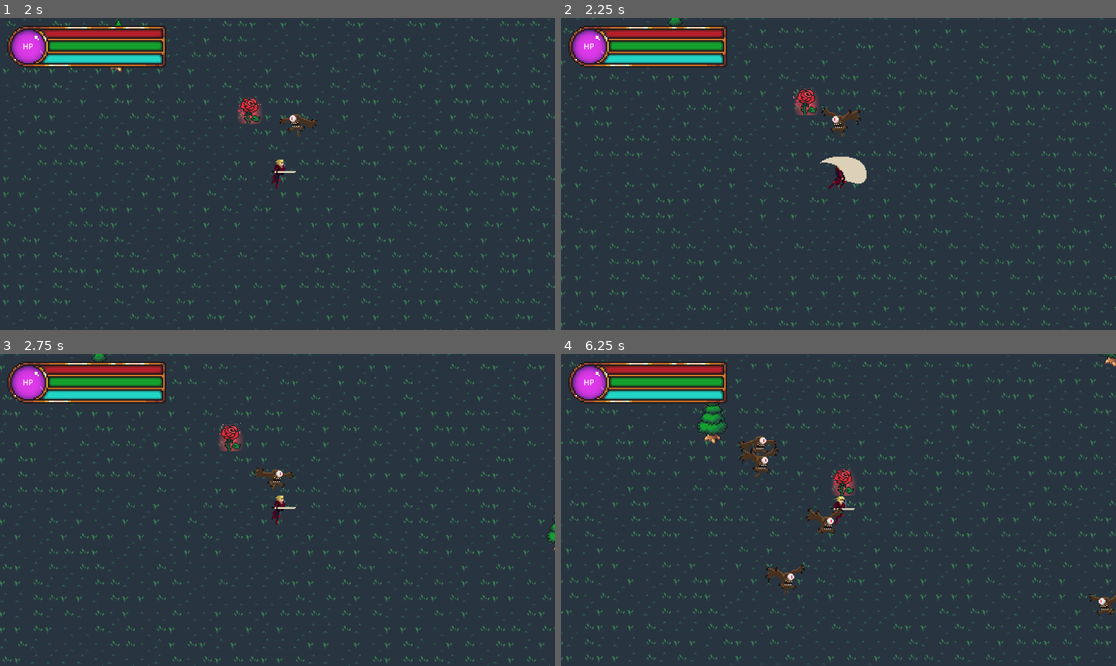
Above: before the commit, frames 1-4 (two rows, left to right).
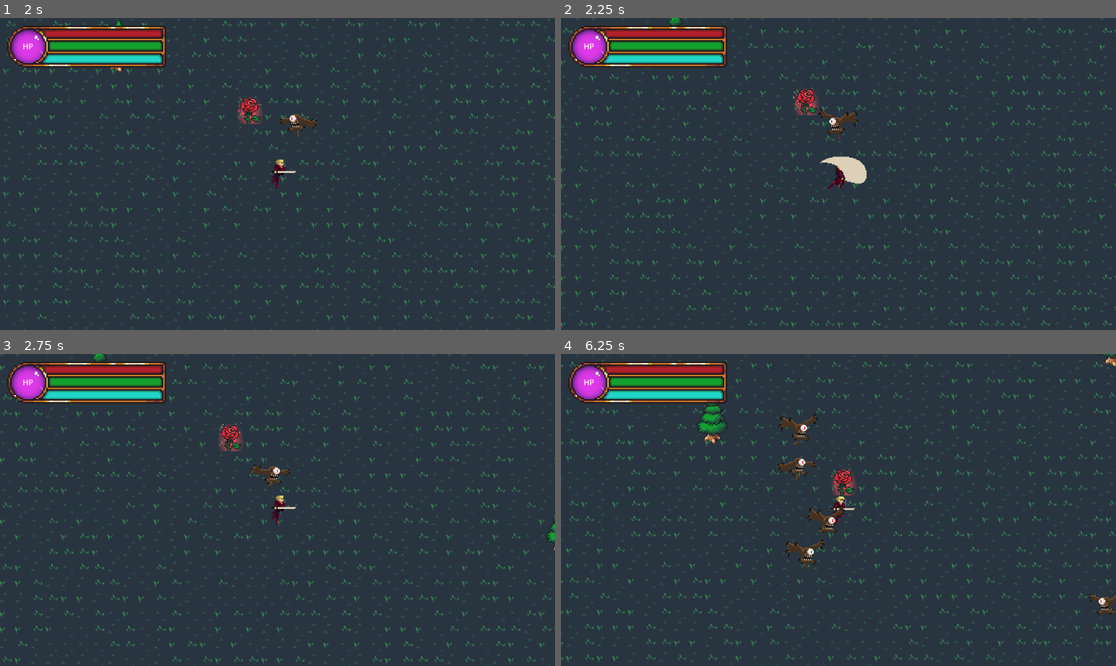
Above: after the commit, the same moments.

Repository: PolyBytes/Jame-Gam-39
Game: Godot game, scene res://Levels/Prototyping.tscn
Two runs of this game, one before a commit and one after it. Both use one fixed random seed, a clock stepped at 60 frames per second and the inputs below.
Inputs (mouse positions are in pixels of both pictures, inside the frame that each line leads up to):
- Up to frame 1 (2 s): tap Enter at 0.5 s; move the mouse to (399, 158) at 0.52 s; hold D (move_right) 0.53-1.28 s; click (399, 158) at 0.6 s; move the mouse to (166, 189) at 1.27 s; hold S (move_down) from 1.28 s (still down); tap Space (dodge_roll) at 1.35 s
- Up to frame 2 (2.25 s): move the mouse to (894, 105) at 2.02 s; release S (move_down) at 2.03 s; hold D (move_right) from 2.03 s (still down); click (894, 105) at 2.1 s
- Up to frame 3 (2.75 s): keep holding D (move_right)
- Up to frame 4 (6.25 s): move the mouse to (810, 572) at 2.77 s; release D (move_right) at 2.78 s; hold W (move_up) 2.78-3.53 s; tap Space (dodge_roll) at 2.85, 4.35, 5.85 s; move the mouse to (1005, 556) at 3.52 s; hold A (move_left) 3.53-5.03 s; click (1005, 556) at 3.6 s; move the mouse to (672, 463) at 4.27 s; move the mouse to (866, 510) at 5.02 s; hold S (move_down) 5.03-5.78 s; click (866, 510) at 5.1 s; move the mouse to (755, 432) at 5.77 s; hold D (move_right) from 5.78 s (still down)

Frame 1 is identical in both runs. In frame 2, 0.2% of the frame differs, in the area x 46-55%, y 28-39%; in frame 3, 0.2%; in frame 4, 1.5%, in the area x 31-52%, y 19-78%.

Commit message:
Added Enemy Slain and Stunned States
- Enemy can now be stunned by the player hitting them with their attacks.
- If enemy is stunned and has no HP, it will transition to the Slain state.

Diff:
--- a/Enemies/Base/Enemy.gd
+++ b/Enemies/Base/Enemy.gd
@@ -1,4 +1,6 @@
 class_name Enemy extends Area2D
+
+signal stunned
 
 @export var attack_damage: float = 5
 @export var is_alive: bool = true
@@ -9,6 +11,8 @@
 func _ready():
 	collision_layer = 0
 	set_collision_layer_value(3, true)
+	collision_mask = 0
+	set_collision_mask_value(2, true)
 
 func take_damage(damage_amount: int):
 	health = clampi(health - damage_amount, 0, max_health)
--- /dev/null
+++ b/Enemies/Base/StateMachine/States/Slain.gd
@@ -0,0 +1 @@
+class_name SlainState extends EnemyState
--- /dev/null
+++ b/Enemies/Base/StateMachine/States/Stunned.gd
@@ -0,0 +1 @@
+class_name StunnedState extends EnemyState
--- a/Enemies/Flying-Eye/FlyingEye.gd
+++ b/Enemies/Flying-Eye/FlyingEye.gd
@@ -15,9 +15,20 @@
 		$Sprite2D.flip_h = true if look_direction < 0 else false
 
 func _on_enemy_state_machine_state_changed(new_state):
-	if new_state is FollowState:
+	if new_state is FlyingEyeFollowState:
 		animation_state.travel("idle")
-	elif new_state is FlankState:
+	elif new_state is FlyingEyeFlankState:
 		pass
-	elif new_state is AttackState:
+	elif new_state is FlyingEyeAttackState:
 		animation_state.travel("attack")
+	elif new_state is FlyingEyeStunnedState:
+		animation_state.travel("take_damage")
+	elif new_state is FlyingEyeSlainState:
+		animation_state.travel("death")
+
+func take_damage(damage_amount: int):
+	if not is_alive:
+		return
+
+	super(damage_amount)
+	stunned.emit()
--- a/Enemies/Flying-Eye/FlyingEye.tscn
+++ b/Enemies/Flying-Eye/FlyingEye.tscn
@@ -6,6 +6,8 @@
 [ext_resource type="Script" path="res://Enemies/Flying-Eye/States/FlyingEyeFollowState.gd" id="4_eprum"]
 [ext_resource type="Script" path="res://Enemies/Flying-Eye/States/FlyingEyeAttackState.gd" id="5_hi02m"]
 [ext_resource type="Script" path="res://Enemies/Flying-Eye/States/FlyingEyeFlankState.gd" id="5_lt3hy"]
+[ext_resource type="Script" path="res://Enemies/Flying-Eye/States/FlyingEyeStunnedState.gd" id="7_2puiu"]
+[ext_resource type="Script" path="res://Enemies/Flying-Eye/States/FlyingEyeSlainState.gd" id="8_wtswa"]
 
 [sub_resource type="RectangleShape2D" id="RectangleShape2D_ye4ix"]
 size = Vector2(41, 31)
@@ -121,11 +123,12 @@
 
 [sub_resource type="AnimationNodeStateMachineTransition" id="AnimationNodeStateMachineTransition_rc3v4"]
 
-[sub_resource type="AnimationNodeStateMachineTransition" id="AnimationNodeStateMachineTransition_ogt2h"]
-
 [sub_resource type="AnimationNodeStateMachineTransition" id="AnimationNodeStateMachineTransition_rk75s"]
 
 [sub_resource type="AnimationNodeStateMachineTransition" id="AnimationNodeStateMachineTransition_4kih3"]
+
+[sub_resource type="AnimationNodeStateMachineTransition" id="AnimationNodeStateMachineTransition_56i0s"]
+switch_mode = 2
 
 [sub_resource type="AnimationNodeStateMachine" id="AnimationNodeStateMachine_6cvl2"]
 states/End/position = Vector2(782, 171)
@@ -138,7 +141,7 @@
 states/idle/position = Vector2(507, 171)
 states/take_damage/node = SubResource("AnimationNodeAnimation_k6jgb")
 states/take_damage/position = Vector2(642, 274)
-transitions = ["idle", "death", SubResource("AnimationNodeSt …(389 unchanged characters)… ionNodeStateMachineTransition_rc3v4"), "take_damage", "death", SubResource("AnimationNodeStateMachineTransition_ogt2h"), "Start", "idle", SubResource("AnimationNodeStateMachineTransition_rk75s"), "attack", "idle", SubResource("AnimationNodeStateMachineTransition_4kih3")]
+transitions = ["idle", "death", SubResource("AnimationNodeSt …(389 unchanged characters)… ionNodeStateMachineTransition_rc3v4"), "Start", "idle", SubResource("AnimationNodeStateMachineTransition_rk75s"), "attack", "idle", SubResource("AnimationNodeStateMachineTransition_4kih3"), "take_damage", "death", SubResource("AnimationNodeStateMachineTransition_56i0s")]
 graph_offset = Vector2(171, 66)
 
 [sub_resource type="Curve" id="Curve_thqqt"]
@@ -194,21 +197,34 @@
 parent_enemy = NodePath("..")
 initial_state = NodePath("FlyingEyeFollowState")
 
-[node name="FlyingEyeFollowState" type="Node" parent="EnemyStateMachine" node_paths=PackedStringArray("flank_state", "enemy_state_machine")]
+[node name="FlyingEyeFollowState" type="Node" parent="EnemyStateMachine" node_paths=PackedStringArray("flank_state", "stunned_state", "enemy_state_machine")]
 script = ExtResource("4_eprum")
 flank_state = NodePath("../FlyingEyeFlankState")
-enemy_state_machine = NodePath("..")
-
-[node name="FlyingEyeFlankState" type="Node" parent="EnemyStateMachine" node_paths=PackedStringArray("attack_state", "follow_state", "attack_cooldown_timer", "enemy_state_machine")]
+stunned_state = NodePath("../FlyingEyeStunnedState")
+enemy_state_machine = NodePath("..")
+
+[node name="FlyingEyeFlankState" type="Node" parent="EnemyStateMachine" node_paths=PackedStringArray("attack_state", "follow_state", "stunned_state", "attack_cooldown_timer", "enemy_state_machine")]
 script = ExtResource("5_lt3hy")
 attack_state = NodePath("../FlyingEyeAttackState")
 follow_state = NodePath("../FlyingEyeFollowState")
+stunned_state = NodePath("../FlyingEyeStunnedState")
 attack_cooldown_timer = NodePath("../../AttackCooldownTimer")
 enemy_state_machine = NodePath("..")
 
-[node name="FlyingEyeAttackState" type="Node" parent="EnemyStateMachine" node_paths=PackedStringArray("follow_state", "enemy_state_machine")]
+[node name="FlyingEyeAttackState" type="Node" parent="EnemyStateMachine" node_paths=PackedStringArray("follow_state", "stunned_state", "enemy_state_machine")]
 script = ExtResource("5_hi02m")
 follow_state = NodePath("../FlyingEyeFollowState")
+stunned_state = NodePath("../FlyingEyeStunnedState")
+enemy_state_machine = NodePath("..")
+
+[node name="FlyingEyeStunnedState" type="Node" parent="EnemyStateMachine" node_paths=PackedStringArray("follow_state", "slain_state", "enemy_state_machine")]
+script = ExtResource("7_2puiu")
+follow_state = NodePath("../FlyingEyeFollowState")
+slain_state = NodePath("../FlyingEyeSlainState")
+enemy_state_machine = NodePath("..")
+
+[node name="FlyingEyeSlainState" type="Node" parent="EnemyStateMachine" node_paths=PackedStringArray("enemy_state_machine")]
+script = ExtResource("8_wtswa")
 enemy_state_machine = NodePath("..")
 
 [connection signal="body_entered" from="." to="." method="_on_body_entered"]
--- a/Enemies/Flying-Eye/States/FlyingEyeAttackState.gd
+++ b/Enemies/Flying-Eye/States/FlyingEyeAttackState.gd
@@ -2,25 +2,37 @@
 
 @export_group("Transitionable States")
 @export var follow_state: FlyingEyeFollowState
+@export var stunned_state: FlyingEyeStunnedState
 
 @export var charge_speed: float = 200
 @export var time_seconds_before_charging: float = 0.2
 @export var attack_end_distance: float = 250
 
 var parent_enemy: FlyingEyeEnemy
+var target_player: Player
 var target_vector: Vector2
 var target_player_position: Vector2
+var stunned: bool
+var attack_can_hit: bool
 
 func _ready():
 	super()
 	assert(follow_state, "Follow State must be set.")
+	assert(stunned_state, "Stunned State must be set.")
 
 func enter_state():
+	super()
+	stunned = false
+	attack_can_hit = true
+
 	parent_enemy = enemy_state_machine.parent_enemy
-	var target_player: Player = enemy_state_machine.parent_enemy.target_player
+	target_player = enemy_state_machine.parent_enemy.target_player
 
 	if not target_player or not parent_enemy:
 		return follow_state
+
+	if not parent_enemy.stunned.is_connected(_parent_enemy_stunned):
+		parent_enemy.stunned.connect(_parent_enemy_stunned)
 
 	parent_enemy.velocity = Vector2.ZERO
 
@@ -34,9 +46,20 @@
 func physics_process_state(delta: float) -> EnemyState:
 	super(delta)
 
+	if stunned:
+		return stunned_state
+
 	parent_enemy.position += parent_enemy.velocity * delta
+
+	if attack_can_hit:
+		if parent_enemy.overlaps_body(target_player):
+			target_player.take_damage(int(parent_enemy.attack_damage))
+			attack_can_hit = false
 
 	if parent_enemy.position.distance_to(target_player_position) >= attack_end_distance:
 		return follow_state
 
 	return null
+
+func _parent_enemy_stunned():
+	stunned = true
--- a/Enemies/Flying-Eye/States/FlyingEyeFlankState.gd
+++ b/Enemies/Flying-Eye/States/FlyingEyeFlankState.gd
@@ -3,28 +3,33 @@
 @export_group("Transitionable States")
 @export var attack_state: FlyingEyeAttackState
 @export var follow_state: FlyingEyeFollowState
+@export var stunned_state: FlyingEyeStunnedState
 
 @export_group("Required Nodes")
 @export var attack_cooldown_timer: Timer
 
 @export_group("State Properties")
 @export var acceleration: float = 150
-@export var max_velocity: float = 50
-@export var too_far_distance: float = 135
+@export var max_velocity: float = 40
+@export var too_far_distance: float = 100
 @export var attack_cooldown_max_random_offset: float = 5
 
 var attack_cooldown_default_wait_time: float
 var random_flank_direction: int
+var stunned: bool = false
 
 func _ready():
 	super()
 	assert(attack_state, "Attack State must be set.")
+	assert(follow_state, "Follow State must be set.")
+	assert(stunned_state, "Stunned State must be set.")
 	assert(attack_cooldown_timer, "Attack Cooldown Timer must be set.")
 
 	attack_cooldown_default_wait_time = attack_cooldown_timer.wait_time
 
 func enter_state():
 	super()
+	stunned = false
 
 	if attack_cooldown_timer.time_left > 0:
 		attack_cooldown_timer.start(attack_cooldown_timer.time_left)
@@ -36,11 +41,17 @@
 func physics_process_state(delta: float) -> EnemyState:
 	super(delta)
 
+	if stunned:
+		return stunned_state
+
 	var parent_enemy = enemy_state_machine.parent_enemy
 	var target_player = enemy_state_machine.parent_enemy.target_player
 
 	if not target_player or not parent_enemy:
 		return null
+
+	if not parent_enemy.stunned.is_connected(_parent_enemy_stunned):
+		parent_enemy.stunned.connect(_parent_enemy_stunned)
 
 	var target_vector = parent_enemy.position.direction_to(target_player.position)
 	parent_enemy.look_direction = sign(target_vector.x)
@@ -64,3 +75,6 @@
 
 func leave_state():
 	attack_cooldown_timer.stop()
+
+func _parent_enemy_stunned():
+	stunned = true
--- a/Enemies/Flying-Eye/States/FlyingEyeFollowState.gd
+++ b/Enemies/Flying-Eye/States/FlyingEyeFollowState.gd
@@ -2,34 +2,46 @@
 
 @export_group("Transitionable States")
 @export var flank_state: FlyingEyeFlankState
+@export var stunned_state: FlyingEyeStunnedState
 
 @export_group("State Properties")
 @export var acceleration: float = 150
 @export var max_velocity: float = 100
-@export var max_flank_distance: float = 65
+@export var max_flank_distance: float = 50
 @export var min_flank_distance: float = 40
-@export var flank_random_offset_range: float = 20
+@export var flank_random_offset_range: float = 5
 @export var max_velocity_random_offset_range: float = 50
 
 var flank_random_offset: float
 var max_velocity_random_offset: float
+var stunned: bool = false
 
 func _ready():
 	super()
 	assert(flank_state, "Flank State must be set.")
+	assert(stunned_state, "Stunned State must be set.")
 
 func enter_state():
+	super()
+	stunned = false
+
 	flank_random_offset = randf_range(-flank_random_offset_range, flank_random_offset_range)
 	max_velocity_random_offset = randf_range(-max_velocity_random_offset_range, max_velocity_random_offset_range)
 
 func physics_process_state(delta: float) -> EnemyState:
 	super(delta)
 
+	if stunned:
+		return stunned_state
+
 	var parent_enemy = enemy_state_machine.parent_enemy
 	var target_player = enemy_state_machine.parent_enemy.target_player
 
 	if not target_player or not parent_enemy:
 		return null
+
+	if not parent_enemy.stunned.is_connected(_parent_enemy_stunned):
+		parent_enemy.stunned.connect(_parent_enemy_stunned)
 
 	var target_vector = parent_enemy.position.direction_to(target_player.position)
 	parent_enemy.look_direction = sign(target_vector.x)
@@ -48,3 +60,6 @@
 		return flank_state
 
 	return null
+
+func _parent_enemy_stunned():
+	stunned = true
--- /dev/null
+++ b/Enemies/Flying-Eye/States/FlyingEyeSlainState.gd
@@ -0,0 +1,25 @@
+class_name FlyingEyeSlainState extends SlainState
+
+@export_group("State Properties")
+@export var enemy_despawn_time_seconds: float = 3
+
+var current_enemy_despawn_time_seconds: float
+var despawning: bool = false
+var parent_enemy: FlyingEyeEnemy
+
+func enter_state():
+	super()
+	current_enemy_despawn_time_seconds = enemy_despawn_time_seconds
+
+	parent_enemy = enemy_state_machine.parent_enemy
+
+func process_state(delta: float) -> EnemyState:
+	if current_enemy_despawn_time_seconds > 0:
+		current_enemy_despawn_time_seconds -= delta
+		return null
+
+	if not despawning:
+		despawning = true
+		parent_enemy.queue_free()
+
+	return null
--- /dev/null
+++ b/Enemies/Flying-Eye/States/FlyingEyeStunnedState.gd
@@ -0,0 +1,44 @@
+class_name FlyingEyeStunnedState extends StunnedState
+
+@export_group("Transitionable States")
+@export var follow_state: FlyingEyeFollowState
+@export var slain_state: FlyingEyeSlainState
+
+@export_group("State Properties")
+@export var stun_time_seconds: float = 1
+@export var knockback_velocity: float = 100
+
+var current_stun_time_seconds: float
+var stun_started: bool
+var parent_enemy: FlyingEyeEnemy
+
+func _ready():
+	super()
+	assert(follow_state, "Follow State must be set.")
+	assert(slain_state, "Slain State must be set.")
+
+	parent_enemy = enemy_state_machine.parent_enemy
+
+func enter_state():
+	current_stun_time_seconds = stun_time_seconds
+	stun_started = false
+	parent_enemy.monitoring = false
+
+func process_state(delta: float) -> EnemyState:
+	if not parent_enemy.is_alive:
+		return slain_state
+	elif not stun_started:
+		stun_started = true
+		var target_player: Player = enemy_state_machine.parent_enemy.target_player
+		var knockback_direction = -parent_enemy.position.direction_to(target_player.position)
+		parent_enemy.velocity = knockback_direction * knockback_velocity
+	elif current_stun_time_seconds > 0:
+		current_stun_time_seconds -= delta
+		parent_enemy.position += parent_enemy.velocity * delta
+	else:
+		return follow_state
+
+	return null
+
+func leave_state():
+	parent_enemy.monitoring = true
--- a/Player/Player.gd
+++ b/Player/Player.gd
@@ -112,6 +112,7 @@
 func take_damage(damage_amount: int):
 	health = clampi(health - damage_amount, 0, max_health)
 	health_changed.emit(health, max_health)
+	apply_shake()
 
 	if health == 0:
 		is_slain = true
--- a/Player/Player.tscn
+++ b/Player/Player.tscn
@@ -233,6 +233,8 @@
 
 [node name="AttackArea2D" type="Area2D" parent="."]
 unique_name_in_owner = true
+collision_layer = 2
+collision_mask = 4
 
 [node name="SwordSwingCollisionPolygon" type="CollisionPolygon2D" parent="AttackArea2D"]
 unique_name_in_owner = true
Not shown: 1 places in Enemies/Flying-Eye/FlyingEye.tscn that only renumber resources
